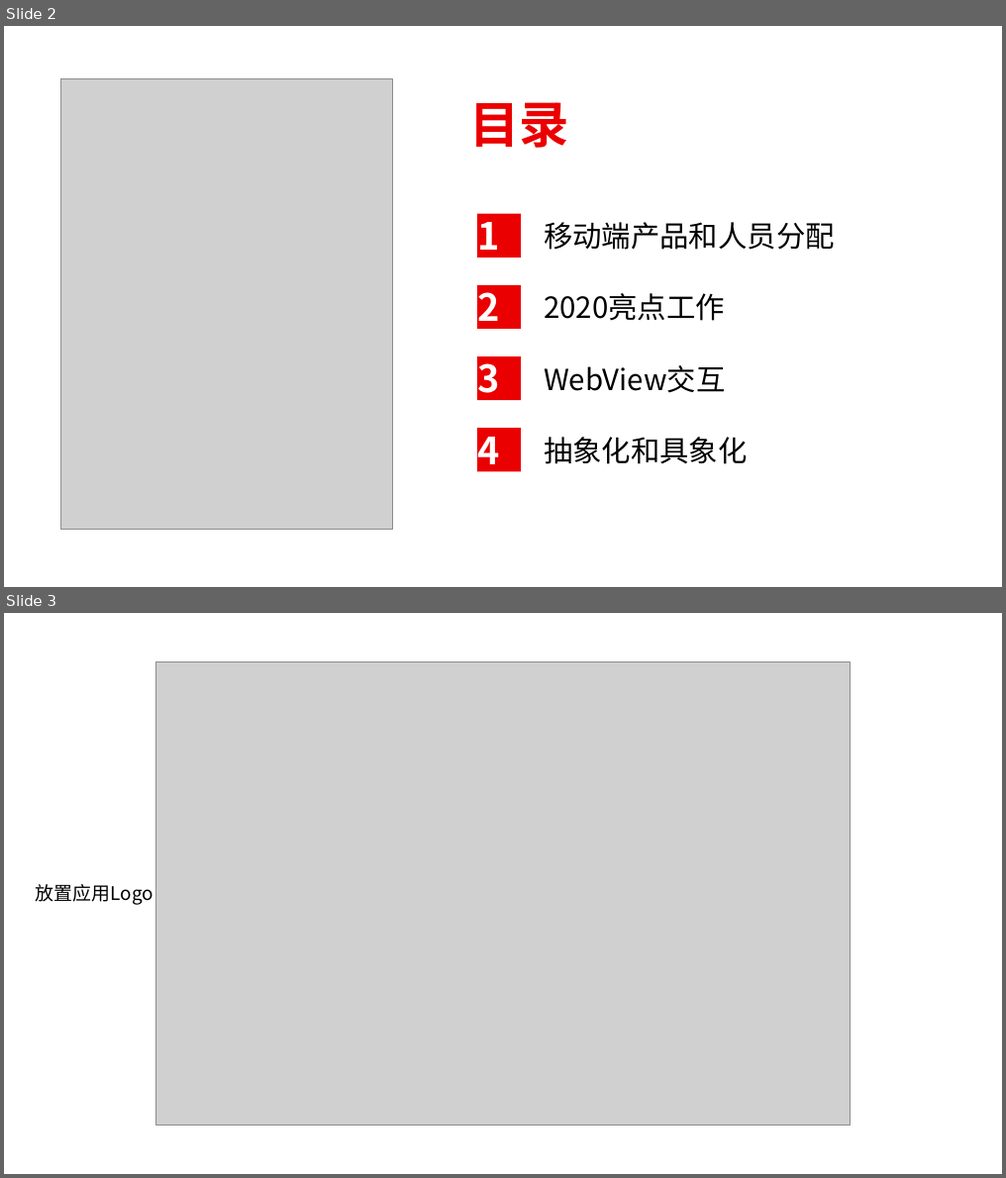
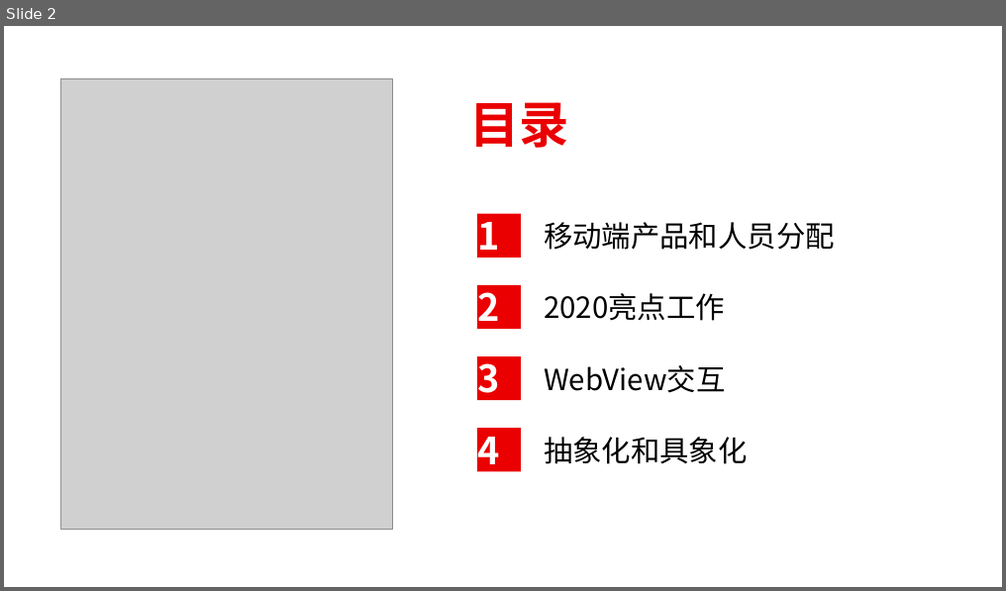
Before and after one commit to Andy888888/Mobile_Develop_Res, a slide deck: PPT/燕文强2020-2021年度述职报告.pptx. Shown one above the other, each under a label of ours: slides 2 and 3 before the commit, slide 2 after it. The pictures are 1006x1178 and 1006x591 pixels, drawn with LibreOffice and Linux fonts; fonts in the diff are those of the drawing; grey boxes stand for pictures. Boxes give left, top, right and bottom in pixels: in the first picture for what was removed or moved away, otherwise in the second. Text is boxed around its words. In the diff, an @@ line names an element or a change of style, - is before the commit and + after.

```diff
--- a/PPT/燕文强2020-2021年度述职报告.pptx
+++ b/PPT/燕文强2020-2021年度述职报告.pptx
@@ slide 3 removed at (x1=4, y1=613, x2=1002, y2=1174), background #FFFFFF @@
@@ picture removed at (x1=156, y1=662, x2=850, y2=1125) @@
@@ text removed at (x1=36, y1=884, x2=153, y2=905) @@
-放置应用Logo
```
Also in this commit, not shown: 1 slide changed, 2 slides added, 1 other slide removed, 1 other file.
